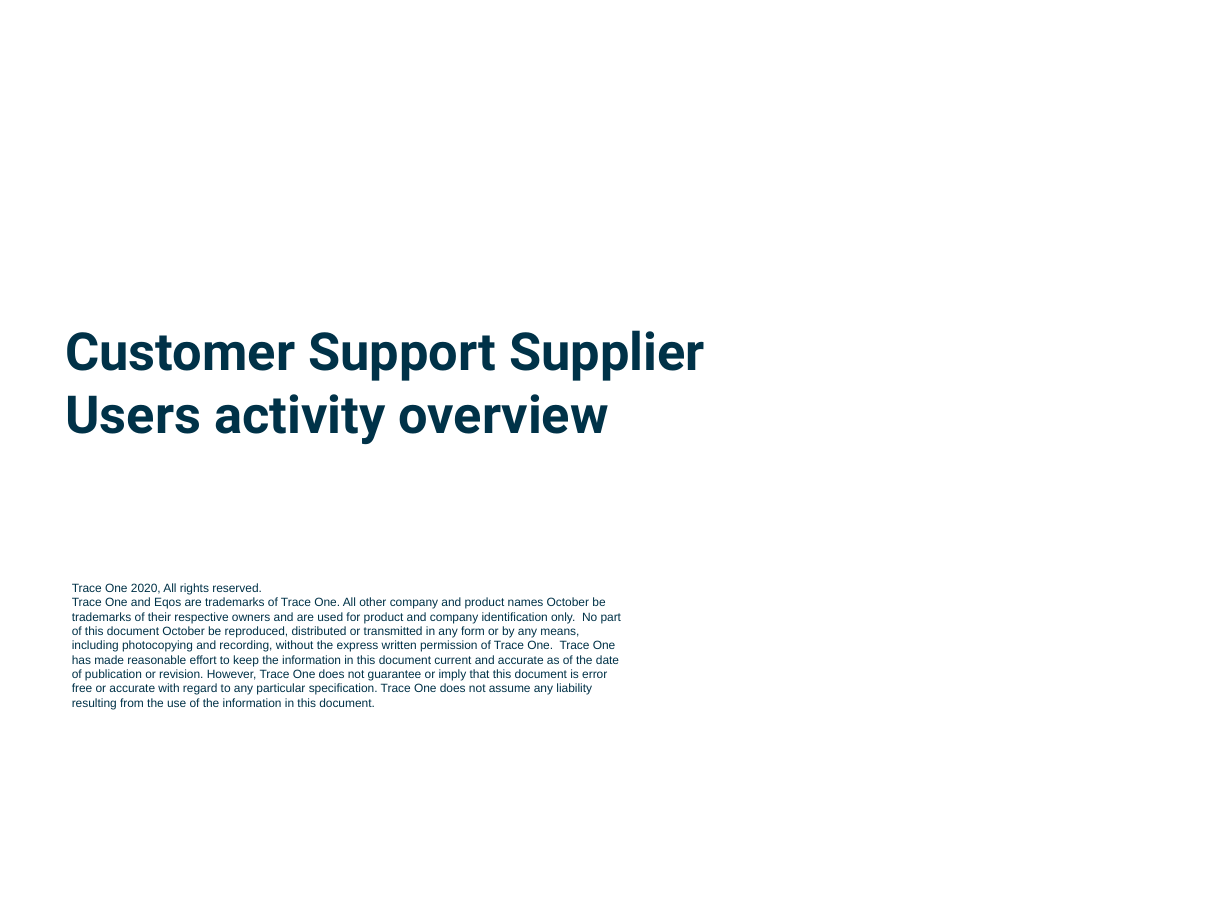
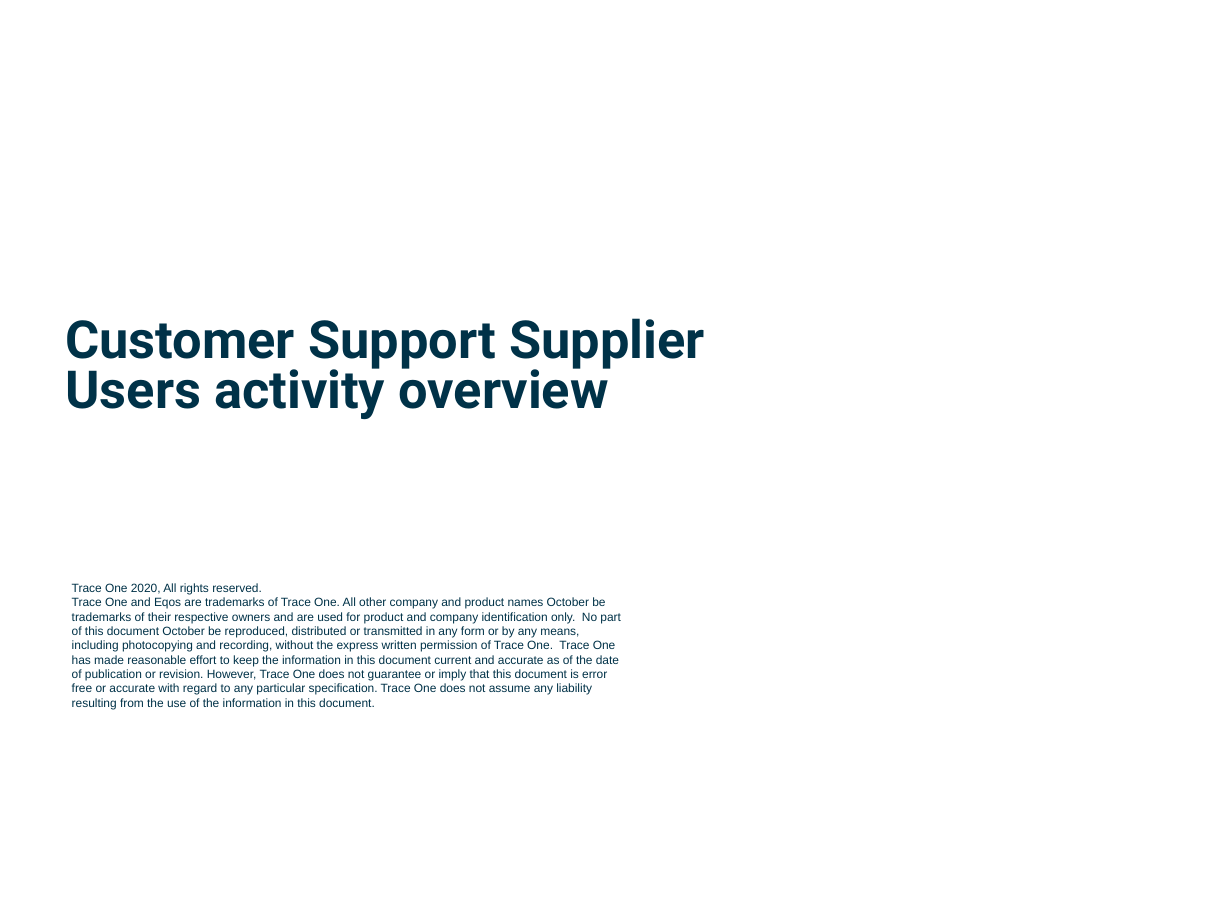
Before and after one commit to nookworth/cs-reporter, a slide deck: slide 5 of templates/report_template.pptx. Drawn at 1232x924 pixels with LibreOffice and Linux fonts; fonts in the diff are those of the drawing; background and template pictures are left out. Boxes give left, top, right and bottom in pixels: in the first picture for what was removed or moved away, otherwise in the second. Text is boxed around its words. In the diff, an @@ line names an element or a change of style, - is before the commit and + after.

```diff
--- a/templates/report_template.pptx
+++ b/templates/report_template.pptx
@@ text "Customer Support Supplier Users activity ..." at (65, 318, 705, 419): line spacing 1 to 0.8 @@
```
Also in this commit, not shown: 6 other slides changed, 1 slide added, 1 slide removed, 5 other files.
